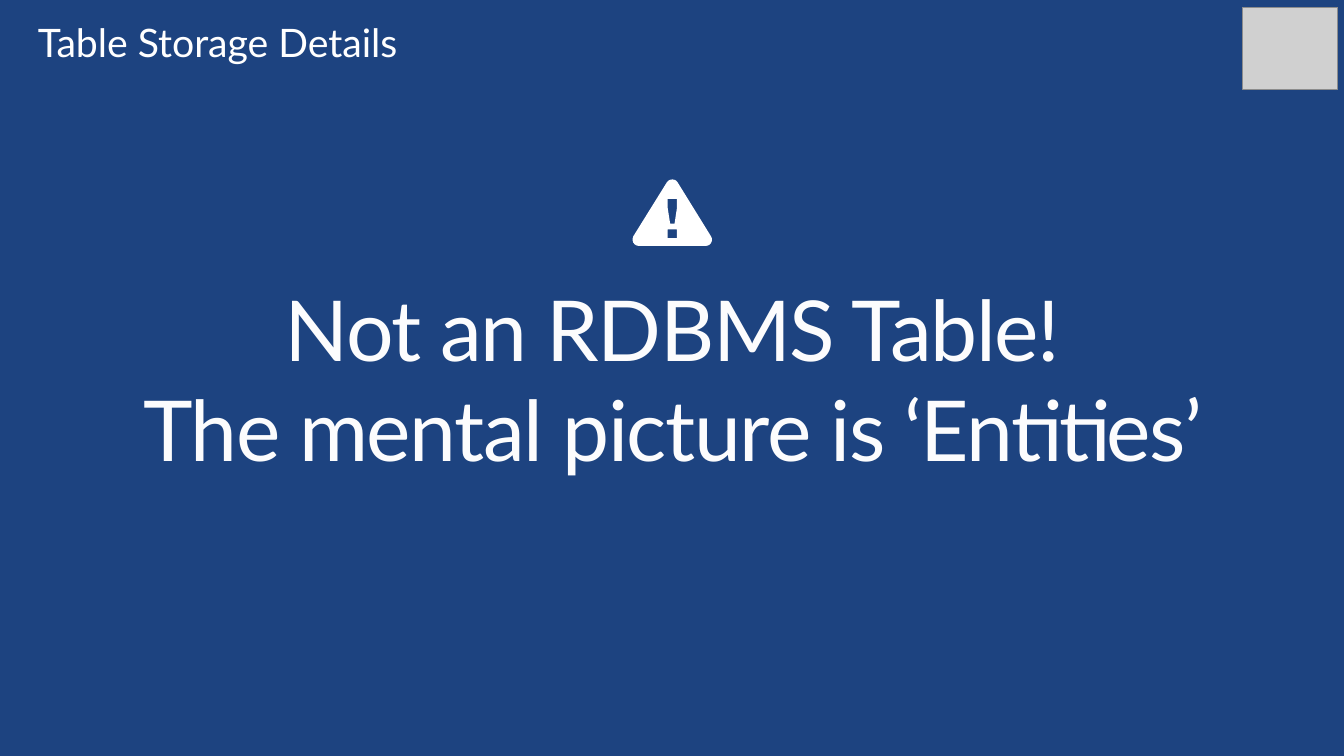
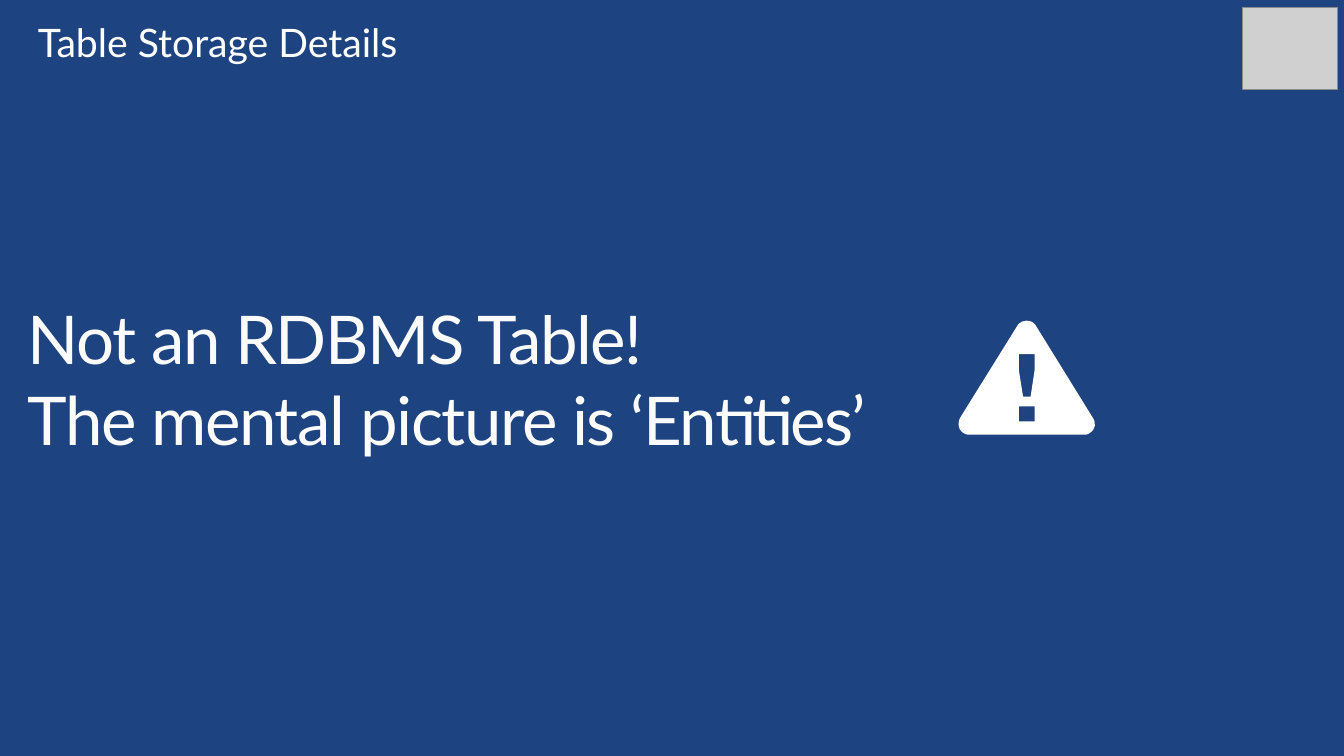
Before and after one commit to sack212/BasicAzureCamp, a slide deck: slide 59 of Data-Storage/Data-Storage.pptx. Drawn at 1344x756 pixels with LibreOffice and Linux fonts; fonts in the diff are those of the drawing; grey boxes stand for pictures. Boxes give left, top, right and bottom in pixels: in the first picture for what was removed or moved away, otherwise in the second. Text is boxed around its words. In the diff, an @@ line names an element or a change of style, - is before the commit and + after.

Commit message:
Updated the Data-Storage deck to be consistent in color and shapes.

```diff
--- a/Data-Storage/Data-Storage.pptx
+++ b/Data-Storage/Data-Storage.pptx
@@ text "Not an RDBMS Table!" at (x1=28, y1=315, x2=866, y2=457): size 60 to 48 pt; alignment centre to left; indent changed @@
@@ freeform shape resized from (x1=632, y1=179, x2=714, y2=246) to (x1=957, y1=321, x2=1097, y2=436) @@
```
Also in this commit, not shown: 47 other slides changed.
